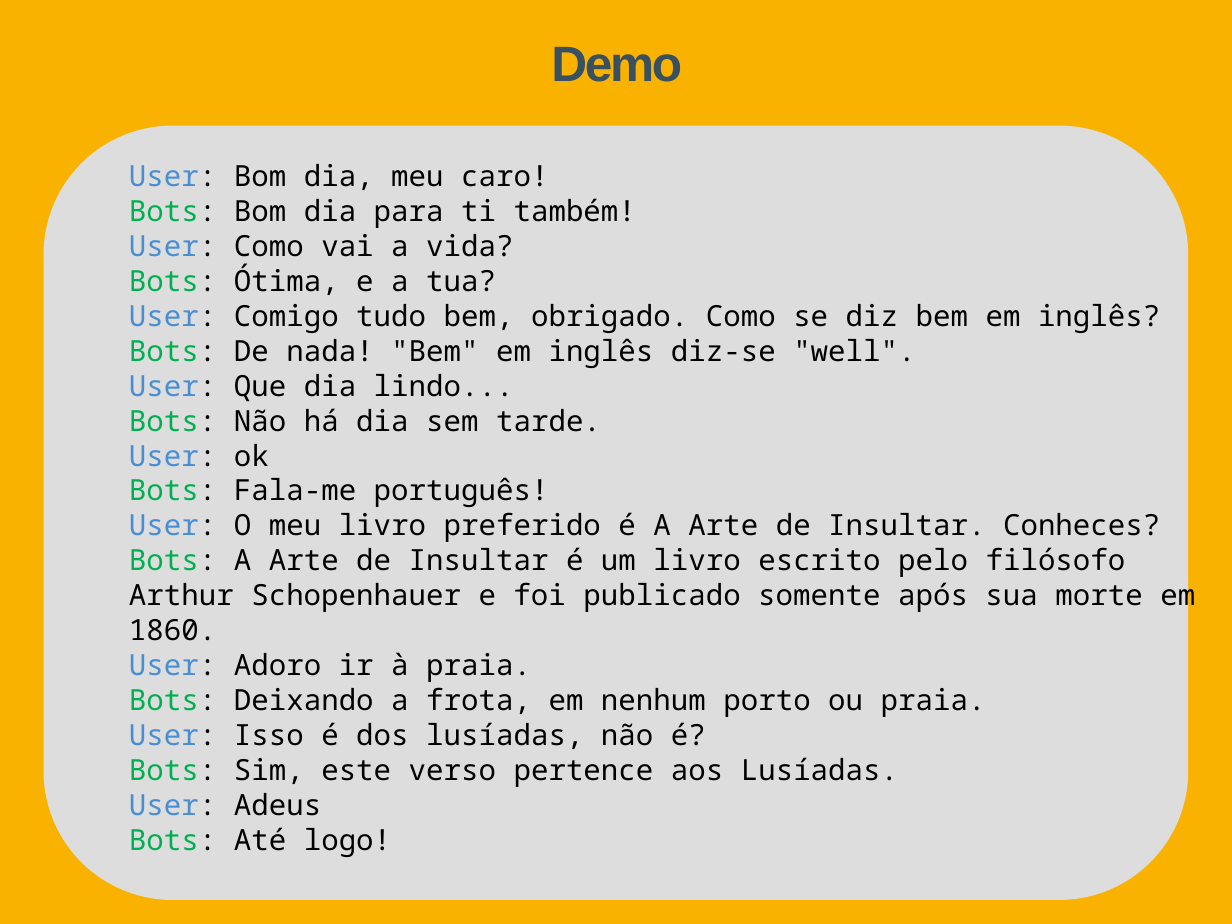
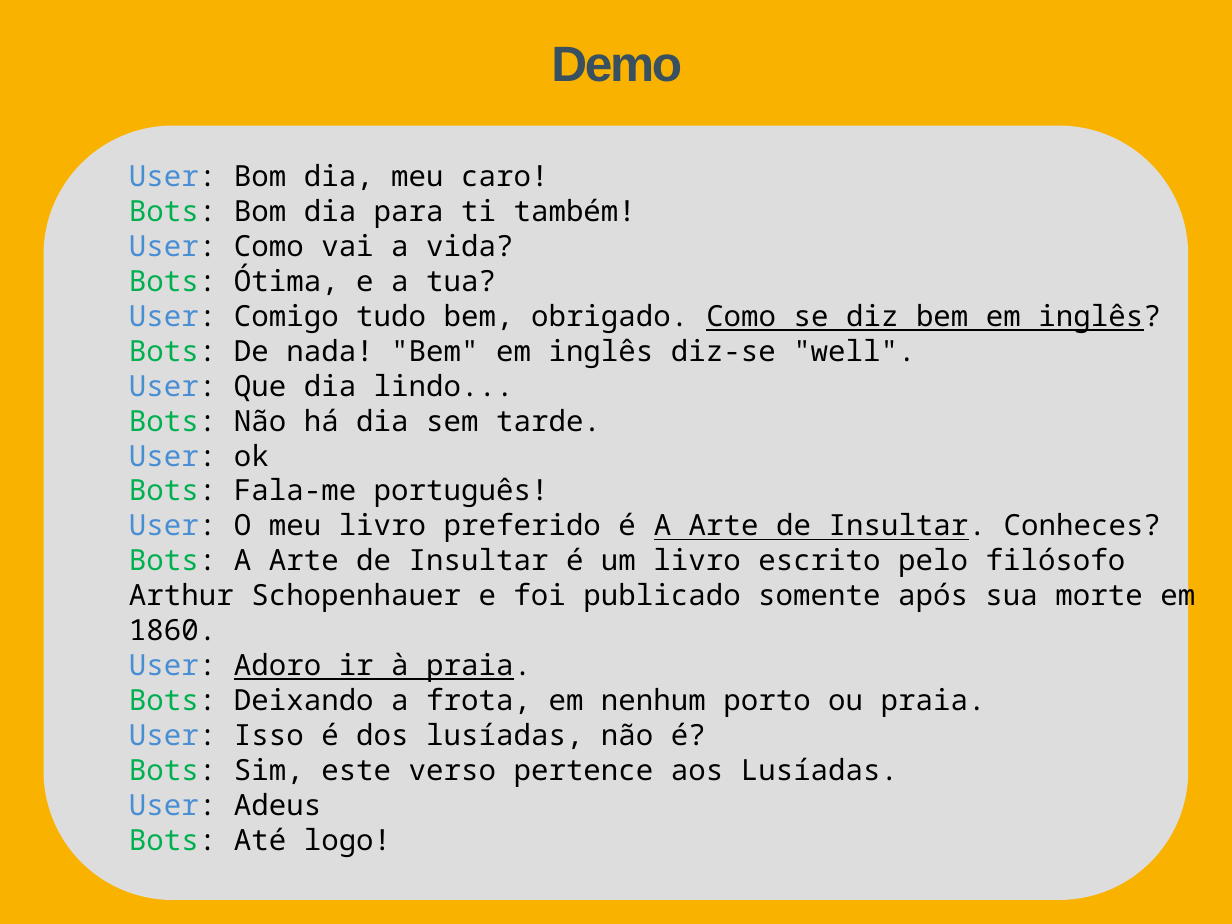
Before and after one commit to Tibblue/PLC, a slide deck: slide 7 of LEI/apresentações/apresLEI.pptx. Drawn at 1232x924 pixels with LibreOffice and Linux fonts; fonts in the diff are those of the drawing. Boxes give left, top, right and bottom in pixels: in the first picture for what was removed or moved away, otherwise in the second. Text is boxed around its words. In the diff, an @@ line names an element or a change of style, - is before the commit and + after.

```diff
--- a/LEI/apresentações/apresLEI.pptx
+++ b/LEI/apresentações/apresLEI.pptx
@@ text in rounded rectangle at box(129, 303, 1161, 682): underline on in "Como se diz bem em inglês?", "A Arte de Insultar.", "Adoro ir à praia." @@
```
Also in this commit, not shown: 1 other slide changed.
